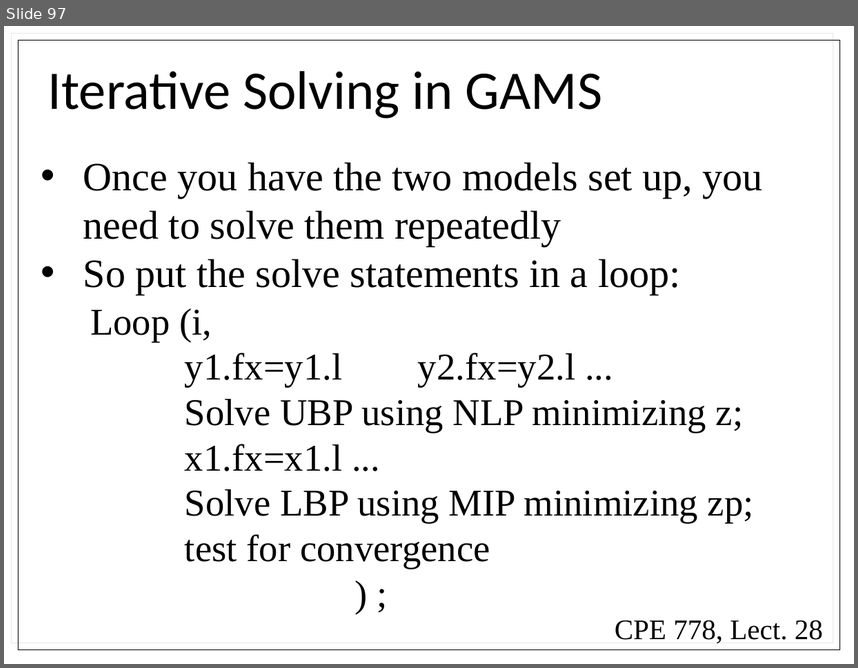
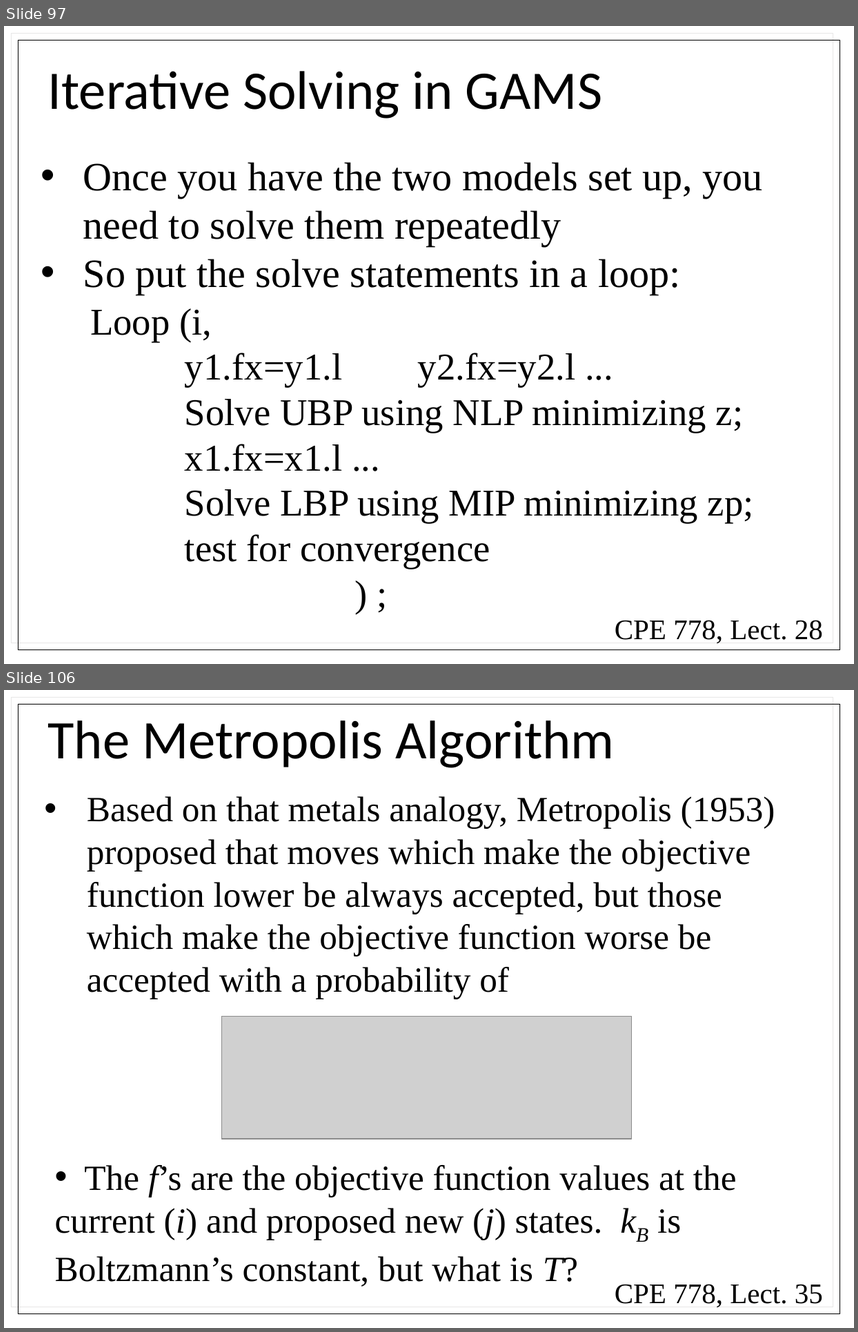
Before and after one commit to powersthegreat/CPE_778, a slide deck: exams/exam_2/Lectures/Combined Lectures.pptx. Shown one above the other, each under a label of ours: slide 97 before the commit, slides 97 and 106 after it; the slides between them are not shown. The pictures are 858x668 and 858x1332 pixels, drawn with LibreOffice and Linux fonts; fonts in the diff are those of the drawing; grey boxes stand for pictures. Boxes give left, top, right and bottom in pixels: in the first picture for what was removed or moved away, otherwise in the second. Text is boxed around its words. In the diff, an @@ line names an element or a change of style, - is before the commit and + after.

```diff
--- a/exams/exam_2/Lectures/Combined Lectures.pptx
+++ b/exams/exam_2/Lectures/Combined Lectures.pptx
@@ slide 106 added at [4,690,854,1328], background #FFFFFF @@
@@ rectangle added at [18,704,840,1314], outline #000000 0.75 pt @@
@@ title added at [48,720,614,768], 46 pt, text #000000 @@
+The Metropolis Algorithm
@@ text added at [87,796,775,998], 30 pt, text #000000 @@
+• Based on that metals analogy, Metropolis (1953) proposed that moves which make the objective function lower be always accepted, but those which make the objective function worse be accepted with a probability of
@@ picture added at [221,1016,631,1138] @@
@@ text added at [55,1165,737,1286], 30 pt, text #000000 @@
+• The f’s are the objective function values at the current (i) and proposed new (j) states. kB is Boltzmann’s constant, but what is T?
@@ text added at [615,1283,823,1307], 24 pt, text #000000 @@
+CPE 778, Lect. 35
```
Also in this commit, not shown: 29 other slides added, 3 other files.
